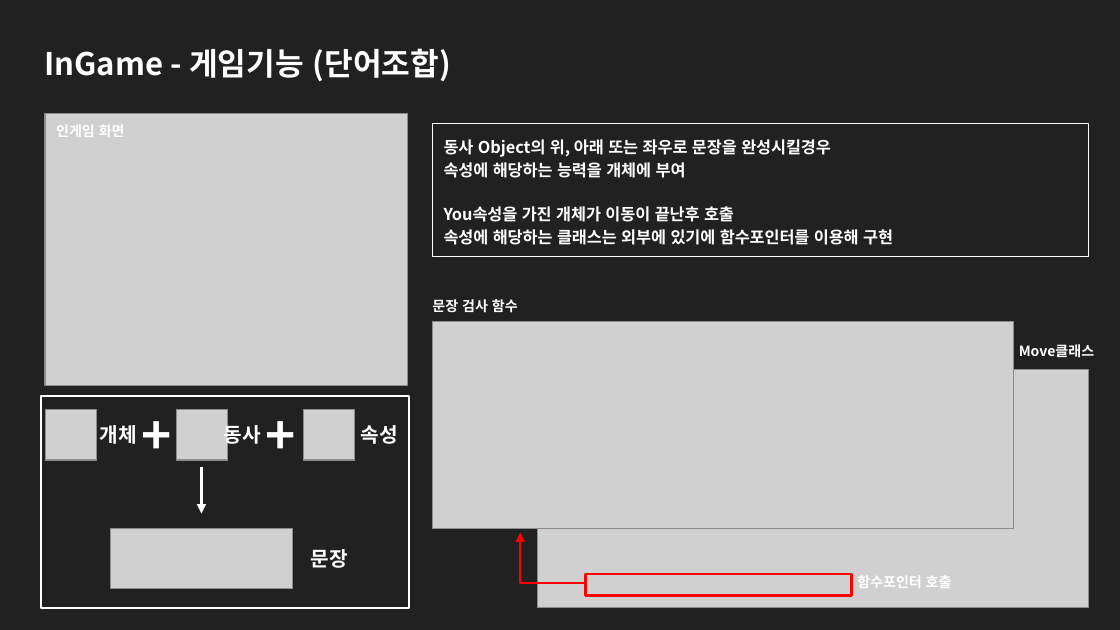
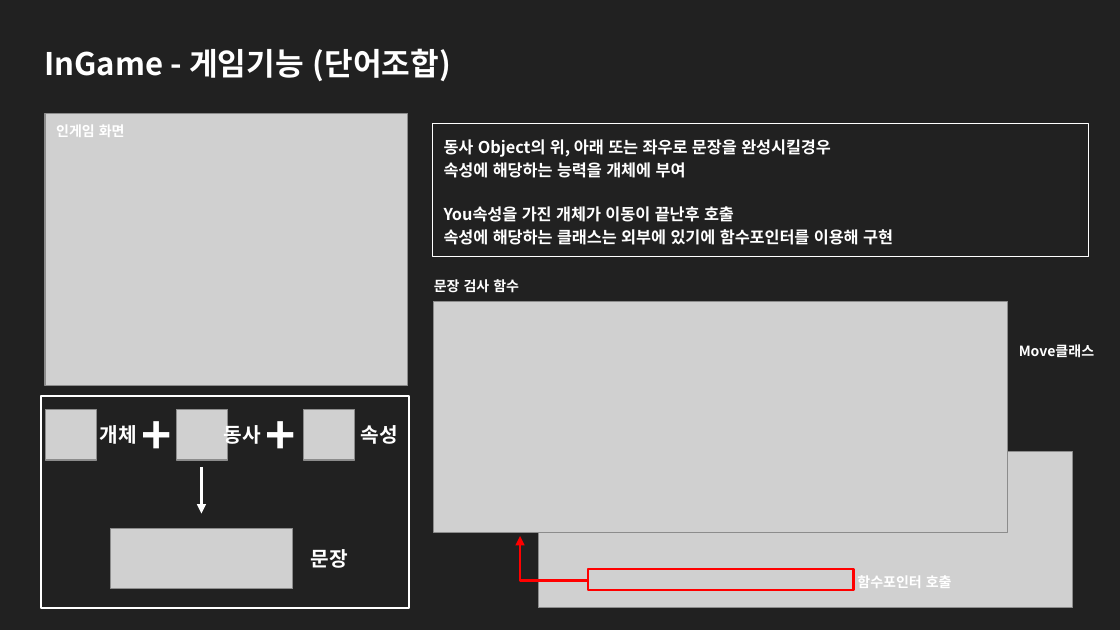
Before and after one commit to Chujer/Portfolio, a slide deck: slide 7 of DirectX 2D/DX2D_BabaIsYou Potfolio 22.10.17/BabaIsYou 기술문서.pptx. Drawn at 1120x630 pixels with LibreOffice and Linux fonts; fonts in the diff are those of the drawing; grey boxes stand for pictures. Boxes give left, top, right and bottom in pixels: in the first picture for what was removed or moved away, otherwise in the second. Text is boxed around its words. In the diff, an @@ line names an element or a change of style, - is before the commit and + after.

```diff
--- a/DirectX 2D/DX2D_BabaIsYou Potfolio 22.10.17/BabaIsYou 기술문서.pptx
+++ b/DirectX 2D/DX2D_BabaIsYou Potfolio 22.10.17/BabaIsYou 기술문서.pptx
@@ text "문장 검사 함수": place and size @@
-text "문장 검사 함수" at (432,299,518,313)
+text "문장 검사 함수" at (434,279,519,293)
@@ picture: place and size @@
-picture at (432,321,1014,529)
+picture at (433,301,1007,532)
@@ picture: place and size @@
-picture at (538,370,1089,608)
+picture at (539,451,1073,607)
@@ elbow arrow moved from (586, 584) - (520, 532) to (587, 580) - (520, 536) @@
@@ rectangle: place and size @@
-rectangle at (586,575,851,596)
+rectangle at (588,569,853,590)
```
Also in this commit, not shown: 3 other slides changed, 4 other files.
